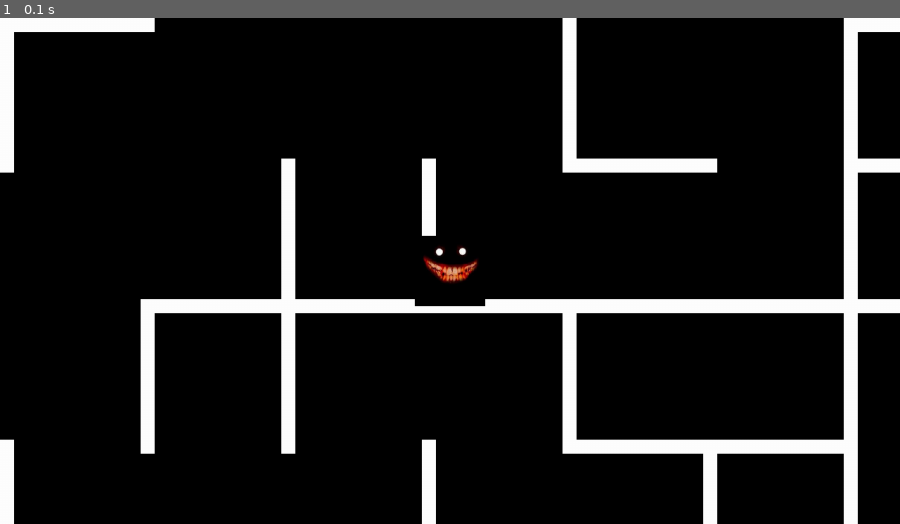
Above: before the commit, frame 1.
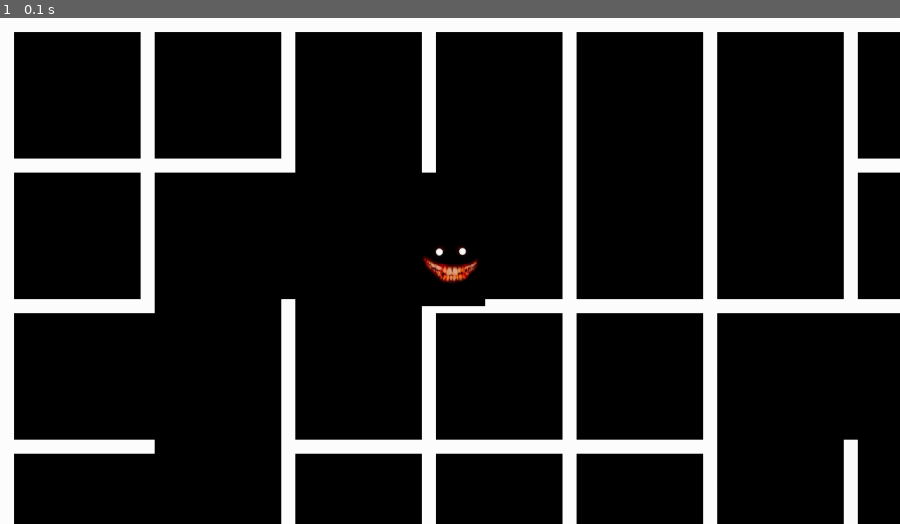
Above: after the commit, the same moment.

Repository: femboyv/laby
Game: pygame game, started from main.py
Two runs of this game, one before a commit and one after it. Both use one fixed random seed, a clock stepped at 60 frames per second and the inputs below.
Inputs:
- Up to frame 1 (0.1 s): no input

The runs differ from the first frame. In frame 1, 13% of the frame differs, in the area x 0-96%, y 0-100%.

Commit message:
modified:   main.py

Diff:
--- a/main.py
+++ b/main.py
@@ -1,5 +1,6 @@
 import pygame
 import random
+import math
 
 pygame.init()
 screen = pygame.display.set_mode((1280, 720), vsync=1)
@@ -163,10 +164,10 @@
 )
 
 
-tyle_size = 200
+tile_size = 200
 wall_width = 20
-map_tyle_height = 50
-map_tyle_width = 50
+map_tile_height = 50
+map_tile_width = 50
 
 
 def generate_map():
@@ -175,9 +176,9 @@
 
     position = (0, 0)
 
-    for i in range(map_tyle_height):  # height
-        for _ in range(int(map_tyle_width / 2)):  # width
-            wall_map.append((position, generate_random_tyle()))
+    for i in range(map_tile_height):  # height
+        for _ in range(int(map_tile_width / 2)):  # width
+            wall_map.append((position, generate_random_tile()))
             position = (position[0] + 2, position[1])
 
         position = (i % 2, position[1] + 1)
@@ -185,7 +186,7 @@
     return wall_map
 
 
-def generate_random_tyle():
+def generate_random_tile():
     list_of_type = list(type_of_wall)
     return type_of_wall[list_of_type[random.randrange(list_of_type.__len__())]]
 
@@ -193,64 +194,95 @@
 wall_map = generate_map()
 
 
-def show_tyle_by_letter(tyle_position: tuple, letter: str):
+def show_tile_by_letter(tile_position: tuple, letter: str):
+    global number_of_tile_rendered
     wall_to_draw = letter[1]
-
+    number_of_tile_rendered += 1
     for wall in wall_to_draw:
-        show_wall_by_orientation(tyle_position, wall)
-
-
-def show_wall_by_orientation(tyle_position: tuple, orientation: int):
+        show_wall_by_orientation(tile_position, wall)
+
+
+def show_wall_by_orientation(tile_position: tuple, orientation: int):
 
     match orientation:  # 0 is up and it's going counterclockwise (i think)
         case 0:
             rect_to_draw = pygame.Rect(
-                tyle_size * tyle_position[0] - x_of_display,
-                tyle_size * tyle_position[1] - y_of_display,
-                tyle_size + wall_width,
+                tile_size * tile_position[0] - x_of_display,
+                tile_size * tile_position[1] - y_of_display,
+                tile_size + wall_width,
                 wall_width,
             )
         case 1:
             rect_to_draw = pygame.Rect(
-                tyle_size * tyle_position[0] - x_of_display,
-                tyle_size * tyle_position[1] - y_of_display,
+                tile_size * tile_position[0] - x_of_display,
+                tile_size * tile_position[1] - y_of_display,
                 wall_width,
-                tyle_size + wall_width,
+                tile_size + wall_width,
             )
         case 2:
             rect_to_draw = pygame.Rect(
-                tyle_size * (tyle_position[0]) - x_of_display,
-                tyle_size * (tyle_position[1] + 1) - y_of_display,
-                tyle_size + wall_width,
+                tile_size * (tile_position[0]) - x_of_display,
+                tile_size * (tile_position[1] + 1) - y_of_display,
+                tile_size + wall_width,
                 wall_width,
             )
         case 3:
             rect_to_draw = pygame.Rect(
-                tyle_size * (tyle_position[0] + 1) - x_of_display,
-                tyle_size * (tyle_position[1]) - y_of_display,
+                tile_size * (tile_position[0] + 1) - x_of_display,
+                tile_size * (tile_position[1]) - y_of_display,
                 wall_width,
-                tyle_size + wall_width,
+                tile_size + wall_width,
             )
     pygame.draw.rect(screen, "white", rect_to_draw)
 
 
-def get_tyle_by_position_in_map(position: tuple):
+def get_tile_by_position(position: tuple):
     position_in_map = int(position[0] * position[1] / 2)
-    tyle = wall_map[position_in_map][1]
-    return tyle
+    tile = wall_map[position_in_map][1]
+    return tile
+
+
+def get_all_point_in_rect(position_start: tuple, position_end: tuple):
+    # could add position_end[1]+1 to include the point on the edge or not
+    all_point = []
+    for y in range(position_start[1], position_end[1]):
+        for x in range(position_start[0], position_end[0]):
+            all_point.append((x, y))
+    return all_point
+
+
+def get_tiles_at_screen():
+    x_of_display_in_tile = math.floor(x_of_display / tile_size)
+    y_of_display_in_tile = math.floor(y_of_display / tile_size)
+    return get_all_point_in_rect(
+        (x_of_display_in_tile, y_of_display_in_tile),
+        (
+            tile_width_of_screen + x_of_display_in_tile,
+            tile_height_of_screen + y_of_display_in_tile,
+        ),
+    )
 
 
 player = player_class()
 
+tile_width_of_screen = math.ceil(screen.get_width() / tile_size) + 1
+tile_height_of_screen = math.ceil(screen.get_height() / tile_size) + 1
 
 while running:
 
-    print(get_tyle_by_position_in_map((0, 0)))
-
-    for pos, letter in wall_map:
-        show_tyle_by_letter(
-            pos,
-            letter,
+    number_of_tile_rendered = 0
+
+    tiles_at_screen = get_tiles_at_screen()
+
+    for tile_position in tiles_at_screen:
+        show_tile_by_letter(
+            tile_position,
+            get_tile_by_position(tile_position),
+        )
+
+    if number_of_tile_rendered != tiles_at_screen.__len__():
+        raise ValueError(
+            "number_of_rendered_tiles can't be more than number of tiles_at_screen"
         )
 
     screen_follow_position(player.x, player.y, 0.75)
